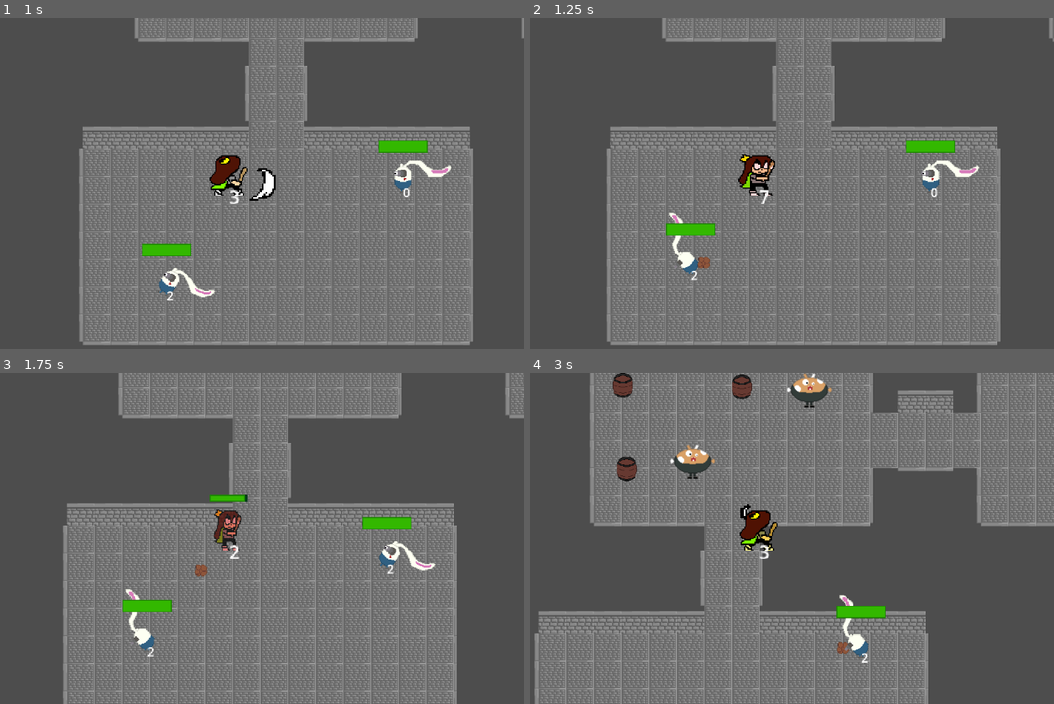
Above: before the commit, frames 1-4 (two rows, left to right).
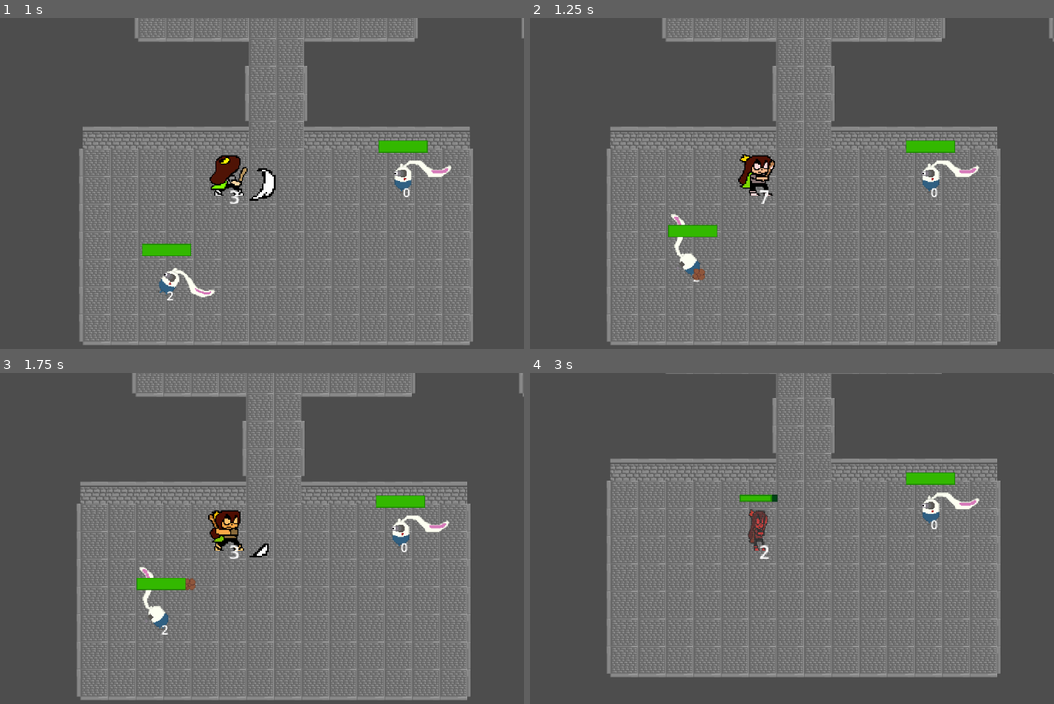
Above: after the commit, the same moments.

Repository: Megameca04/Proyecto_Cuki
Game: Godot game, scene res://Pruebas.tscn
Same seed, same stepped clock (60 frames per second), same inputs: the game is played once before the commit and once after it.
Inputs:
- Up to frame 1 (1 s): tap Enter at 0.5 s; hold Right (ui_right) from 0.53 s (still down); hold Z (Atacar) from 0.53 s (still down)
- Up to frame 2 (1.25 s): keep holding Right (ui_right); keep holding Z (Atacar)
- Up to frame 3 (1.75 s): release Right (ui_right) at 1.28 s; release Z (Atacar) at 1.28 s; hold Down (ui_down) from 1.28 s (still down); tap X (Dash) at 1.35 s
- Up to frame 4 (3 s): release Down (ui_down) at 2.03 s; hold Right (ui_right) 2.03-2.78 s; hold Z (Atacar) 2.03-2.78 s; hold Up (ui_up) from 2.78 s (still down); tap X (Dash) at 2.85 s

Frame 1 is identical in both runs. In frame 2, 0.5% of the frame differs, in the area x 25-36%, y 58-80%; in frame 3, 28%; in frame 4, 59%, in the area x 0-100%, y 0-100%.

Commit message:
Starting with the hitbox of the stones fix

Diff:
--- a/Cuki-Clash of the Kuins/Entidades/Cuki.tscn
+++ b/Cuki-Clash of the Kuins/Entidades/Cuki.tscn
@@ -8,7 +8,7 @@
 [ext_resource type="PackedScene" uid="uid://6wpanuw2c5wd" path="res://Objetos/ElementalState.tscn" id="6_0h1jq"]
 
 [sub_resource type="CircleShape2D" id="CircleShape2D_itqlg"]
-radius = 42.6667
+radius = 39.3559
 
 [sub_resource type="RectangleShape2D" id="1"]
 size = Vector2(21.8333, 43.3333)
@@ -501,6 +501,7 @@
 [node name="Spin_attack" type="Area2D" parent="." groups=["C_attack"]]
 
 [node name="CollisionShape2D" type="CollisionShape2D" parent="Spin_attack"]
+position = Vector2(-1.33333, -2.66667)
 shape = SubResource("CircleShape2D_itqlg")
 disabled = true
 
@@ -528,7 +529,7 @@
 frame = 1
 
 [node name="Hitbox" type="Area2D" parent="."]
-collision_mask = 2
+collision_mask = 10
 
 [node name="CollisionShape2D" type="CollisionShape2D" parent="Hitbox"]
 shape = SubResource("9")
--- a/Cuki-Clash of the Kuins/Entidades/Piedra.tscn
+++ b/Cuki-Clash of the Kuins/Entidades/Piedra.tscn
@@ -16,7 +16,6 @@
 radius = 230.078
 
 [node name="Piedra" type="CharacterBody2D" groups=["Enemy"]]
-collision_mask = 4
 motion_mode = 1
 script = ExtResource("1_ls63b")
 
@@ -29,7 +28,7 @@
 shape = SubResource("CircleShape2D_n68s3")
 
 [node name="Area2D" type="Area2D" parent="." groups=["Piedra"]]
-collision_mask = 6
+collision_mask = 8
 
 [node name="CollisionShape2D" type="CollisionShape2D" parent="Area2D"]
 shape = SubResource("CircleShape2D_keb0u")
@@ -38,5 +37,6 @@
 [node name="AliveTimer" type="Timer" parent="."]
 wait_time = 5.0
 
+[connection signal="area_entered" from="Area2D" to="." method="_on_area_2d_area_entered"]
 [connection signal="body_entered" from="Area2D" to="." method="_on_area_2d_body_entered"]
 [connection signal="timeout" from="AliveTimer" to="." method="_on_alive_timer_timeout"]
--- a/Cuki-Clash of the Kuins/Pruebas.tscn
+++ b/Cuki-Clash of the Kuins/Pruebas.tscn
@@ -54,11 +54,11 @@
 
 [node name="Chooty" parent="." instance=ExtResource("3_3eqnr")]
 position = Vector2(237, 873)
-element_attack_name = "Shock"
+element_attack_name = "Tar"
 
 [node name="Chooty2" parent="." instance=ExtResource("3_3eqnr")]
 position = Vector2(-71, 1008)
-element_attack_name = "Water"
+element_attack_name = "Tar"
 
 [node name="Cuki" parent="." instance=ExtResource("1")]
 position = Vector2(7, 873)
--- a/Cuki-Clash of the Kuins/Scripts/Piedra.gd
+++ b/Cuki-Clash of the Kuins/Scripts/Piedra.gd
@@ -91,16 +91,16 @@
 	ele.queue_free()
 	self.queue_free()
 
+func crashed():
+	if (ele != null):
+		if (ele.get_element_name() == "Water" || ele.get_element_name() == "Tar"):
+			blow_up()
 
 func _on_area_2d_body_entered(body):
 	if (ele != null):
-		if (ele.get_element_name() == "Shock"):
-			if (body.name == "Cuki"):
+		if (body.name == "Cuki"):
+			if (ele.get_element_name() == "Shock"):
 				Cuki = body
-		if (ele.get_element_name() == "Water"):
-			if (body.name == "Cuki"):
-				blow_up()
-
 
 func _on_alive_timer_timeout():
 	if (ele != null):
@@ -109,3 +109,10 @@
 			self.queue_free()
 		if (ele.get_element_name() == "Tar"):
 			blow_up()
+
+
+func _on_area_2d_area_entered(area):
+	if (area.name == "Hitbox"):
+		if (ele != null):
+			if (ele.get_element_name() == "Water" || ele.get_element_name() == "Tar"):
+				blow_up()
Not shown: 2 places in Cuki-Clash of the Kuins/Entidades/Chooty.tscn that only renumber resources
Not shown: 2 places in Cuki-Clash of the Kuins/Entidades/Cuki.tscn that only renumber resources
